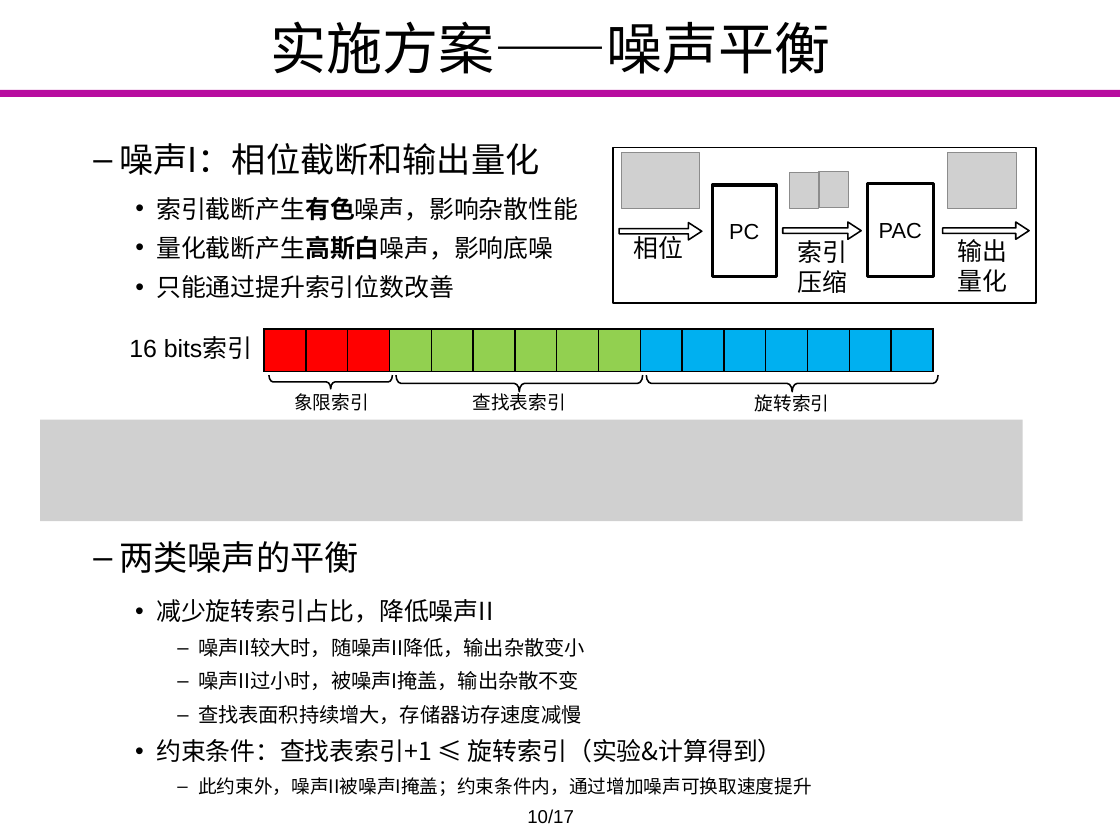
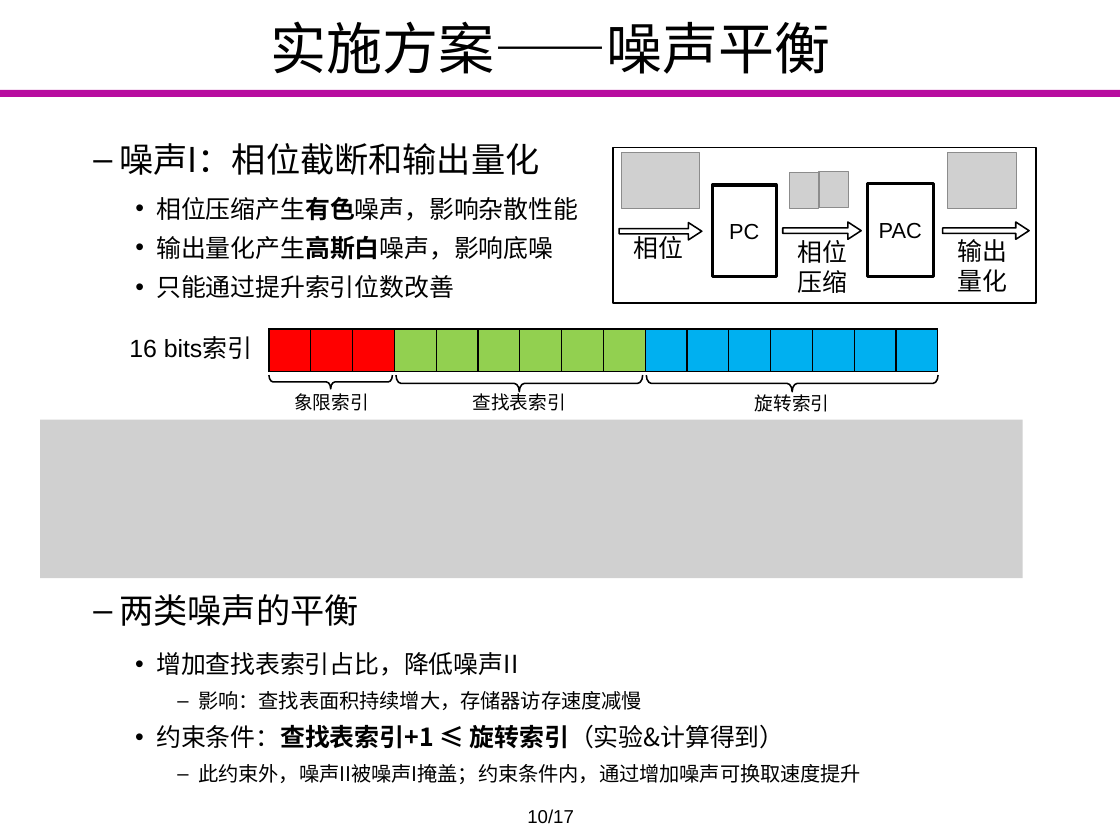
Before and after one commit to Markov2016/lunwen, a slide deck: slide 10 of dabian/杨一雄_毕业设计答辩_v2.0.pptx. Drawn at 1120x840 pixels with LibreOffice and Linux fonts; fonts in the diff are those of the drawing; grey boxes stand for pictures; background and template pictures are left out. Boxes give left, top, right and bottom in pixels: in the first picture for what was removed or moved away, otherwise in the second. Text is boxed around its words. In the diff, an @@ line names an element or a change of style, - is before the commit and + after.

```diff
--- a/dabian/杨一雄_毕业设计答辩_v2.0.pptx
+++ b/dabian/杨一雄_毕业设计答辩_v2.0.pptx
@@ text at (x1=156, y1=197, x2=578, y2=260): text changed @@
-    • 索引截断产生有色噪声，影响杂散性能
-    • 量化截断产生高斯白噪声，影响底噪
+    • 相位压缩产生有色噪声，影响杂散性能
+    • 输出量化产生高斯白噪声，影响底噪
@@ text at (x1=798, y1=236, x2=848, y2=263): text changed @@
-索引
+相位
@@ table moved from (x1=264, y1=329, x2=927, y2=372) to (x1=269, y1=329, x2=932, y2=372) @@
@@ picture resized from (x1=40, y1=420, x2=1023, y2=522) to (x1=40, y1=420, x2=1023, y2=578) @@
@@ text "两类噪声的平衡" moved from (x1=119, y1=541, x2=812, y2=796) to (x1=119, y1=594, x2=861, y2=784) @@
@@ text at (x1=156, y1=652, x2=642, y2=710): text changed @@
-    • 减少旋转索引占比，降低噪声II
-      – 噪声II较大时，随噪声II降低，输出杂散变小
-      – 噪声II过小时，被噪声I掩盖，输出杂散不变
-      – 查找表面积持续增大，存储器访存速度减慢
+    • 增加查找表索引占比，降低噪声II
+      – 影响：查找表面积持续增大，存储器访存速度减慢
@@ text at (x1=156, y1=725, x2=861, y2=784): bold on in "约束条件：查找表索引+1 ≤ 旋转索引（实验&计算得到）"; size 12 to 13 pt in "此约束外，噪声II被噪声I掩盖；约束条件内，通过增加噪声可换取速度提升" @@
```
Also in this commit, not shown: 10 other slides changed, 1 other file.
